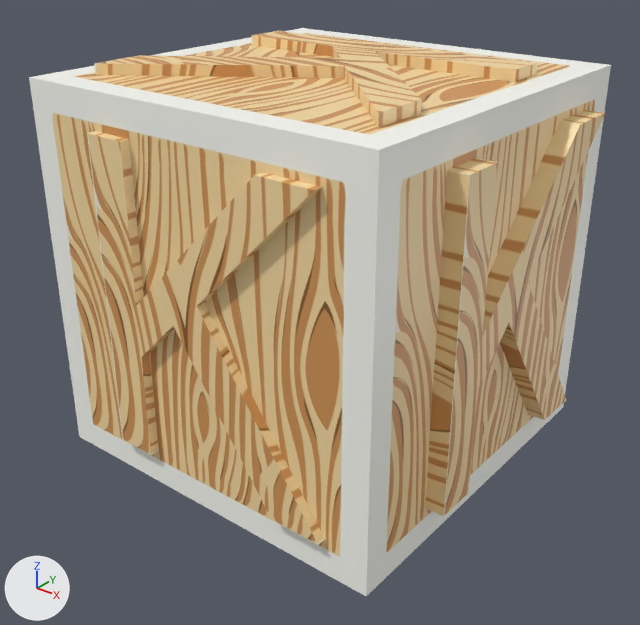
The FBX model Assets/Models/Block K.fbx, before and after one commit.
Rendered twice from a 50 mm lens placed at (1.347, -1.721, 1.913), pointed at (0.024, -0.067, 0.888). Lighting does not change. The marker at lower left points along +X, +Y and +Z. Where no turn or scale is listed for an object, it has been applied to the vertices.

The first picture shows 'Box', 'FRONT', 'RIGHT', 'TOP'.
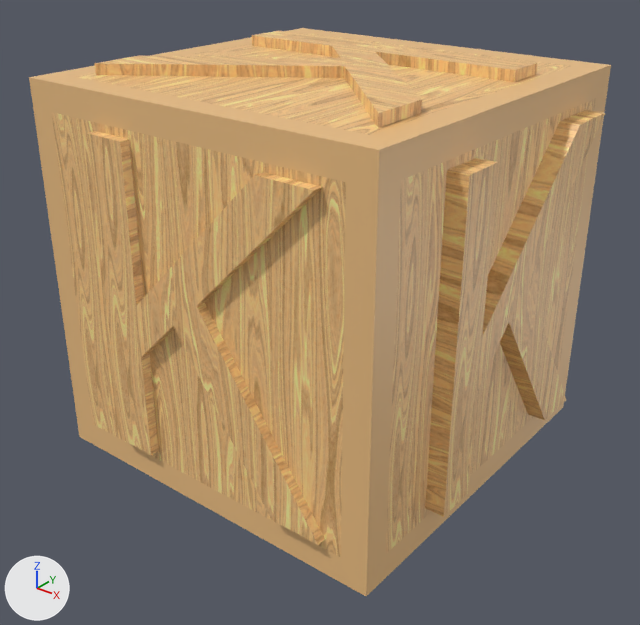
Diff of the bpy script that builds the scene:
```diff
--- a/Assets/Models/Block K.fbx.py
+++ b/Assets/Models/Block K.fbx.py
@@ img_wood_png @@
+img_wood_png = load_image('wood.png', '_unpacked/wood.png', 512, 512, 'sRGB')
@@ mat_letter_bordermaterial @@
+mat_letter_bordermaterial = principled_material('letter-borderMaterial')
+mat_letter_bordermaterial.texture = img_wood_png  # with its transparency
+mat_letter_bordermaterial.roughness = 0.453
@@ mat_blockmaterial @@
+mat_blockmaterial = principled_material('blockMaterial')
+mat_blockmaterial.texture = img_wood_png  # with its transparency
+mat_blockmaterial.roughness = 0.453
@@ me_front_mesh @@
 me_front_mesh.from_pydata(...)  # 24 vertices, 44 faces; spans x 0.0..0.655, y -0.1..0.0, z 0.0..0.81
-me_front_mesh.materials.append(mat_edgewoodmaterial)  # picture img_wood_jpg
+me_front_mesh.materials.append(mat_letter_bordermaterial)  # picture img_wood_png
@@ me_box_mesh @@
 me_box_mesh.from_pydata(...)  # 32 vertices, 30 faces; spans x -0.5..0.5, y -0.5..0.5, z -0.5..0.5
 # used by ob_box; location = (0.0, 0.0, 1.003)
+# me_box_mesh part 1: all 6 faces that had it switch from mat_woodmaterial (picture img_wood_jpg) to mat_blockmaterial (picture img_wood_png)
+# me_box_mesh part 2: all 24 faces that had it switch from mat_edgewoodmaterial (picture img_wood_jpg) to mat_letter_bordermaterial (picture img_wood_png)
```

Where the change shows, as pixel boxes (x1, y1, x2, y2) in the pictures (640 x 625 px):
'FRONT', recoloured (beige to orange): (87, 131, 325, 545) in both
part 1 of me_box_mesh, recoloured (beige to orange): (51, 33, 596, 558) in both
part 2 of me_box_mesh, recoloured (grey to brown): (29, 28, 611, 596) in both
